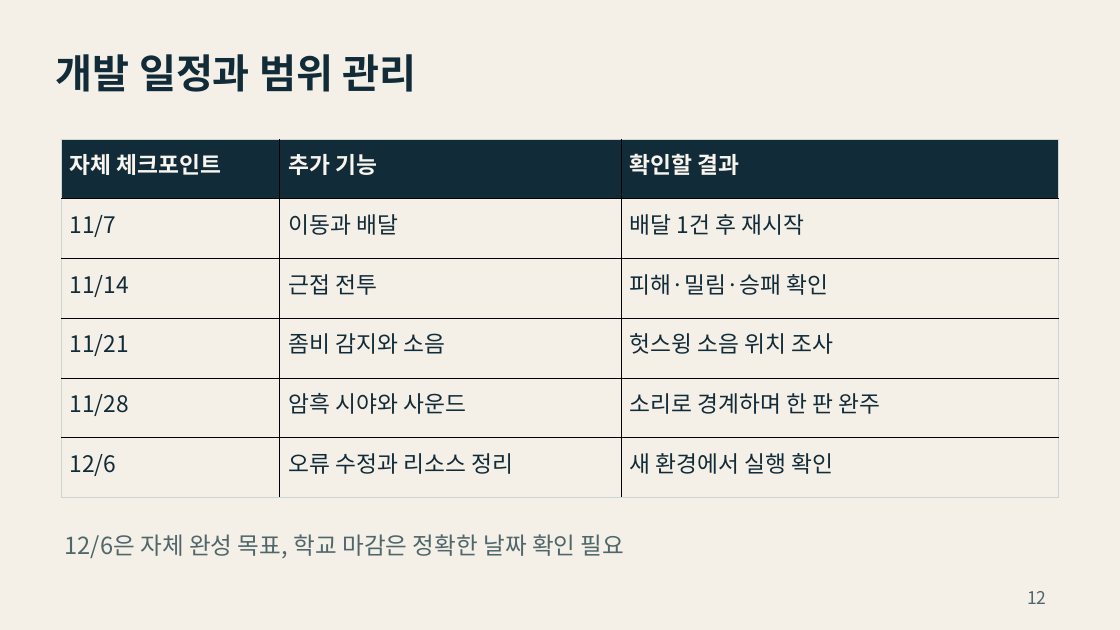
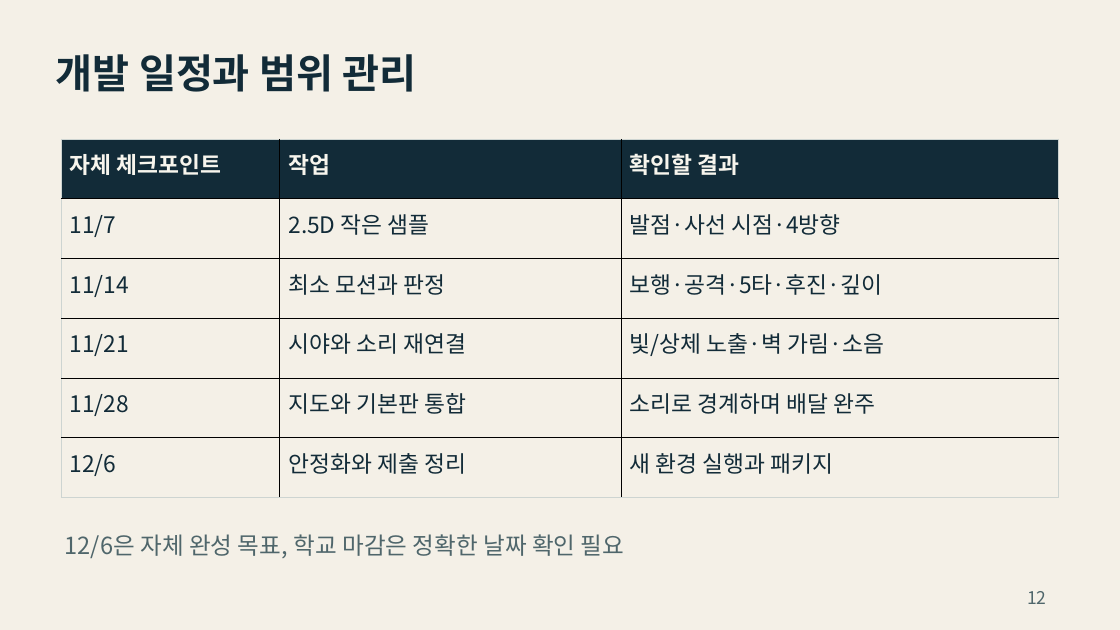
Before and after one commit to yoon778/2D_project, a slide deck: slide 12 of presentation/그림자_배달_기획서.pptx. Drawn at 1120x630 pixels with LibreOffice and Linux fonts; fonts in the diff are those of the drawing. Boxes give left, top, right and bottom in pixels: in the first picture for what was removed or moved away, otherwise in the second. Text is boxed around its words. In the diff, an @@ line names an element or a change of style, - is before the commit and + after.

```diff
--- a/presentation/그림자_배달_기획서.pptx
+++ b/presentation/그림자_배달_기획서.pptx
@@ table at (61,139,1059,498) @@
-row 1, column 2: 추가 기능
+row 1, column 2: 작업
-row 2, column 2: 이동과 배달
+row 2, column 2: 2.5D 작은 샘플
-row 2, column 3: 배달 1건 후 재시작
+row 2, column 3: 발점·사선 시점·4방향
-row 3, column 2: 근접 전투
+row 3, column 2: 최소 모션과 판정
-row 3, column 3: 피해·밀림·승패 확인
+row 3, column 3: 보행·공격·5타·후진·깊이
-row 4, column 2: 좀비 감지와 소음
+row 4, column 2: 시야와 소리 재연결
-row 4, column 3: 헛스윙 소음 위치 조사
+row 4, column 3: 빛/상체 노출·벽 가림·소음
-row 5, column 2: 암흑 시야와 사운드
+row 5, column 2: 지도와 기본판 통합
-row 5, column 3: 소리로 경계하며 한 판 완주
+row 5, column 3: 소리로 경계하며 배달 완주
-row 6, column 2: 오류 수정과 리소스 정리
+row 6, column 2: 안정화와 제출 정리
-row 6, column 3: 새 환경에서 실행 확인
+row 6, column 3: 새 환경 실행과 패키지
```
Also in this commit, not shown: 8 other slides changed, 10 other files.
